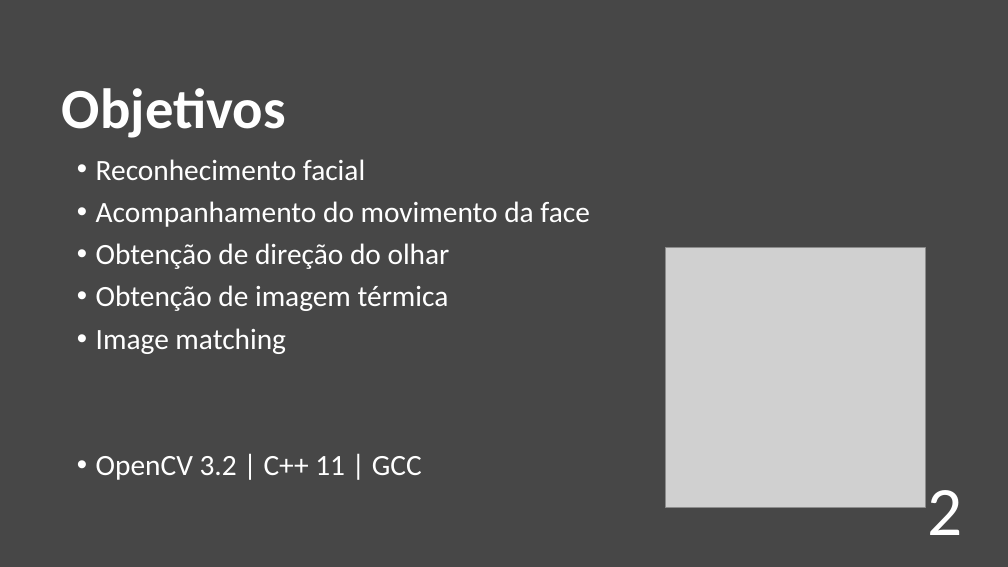
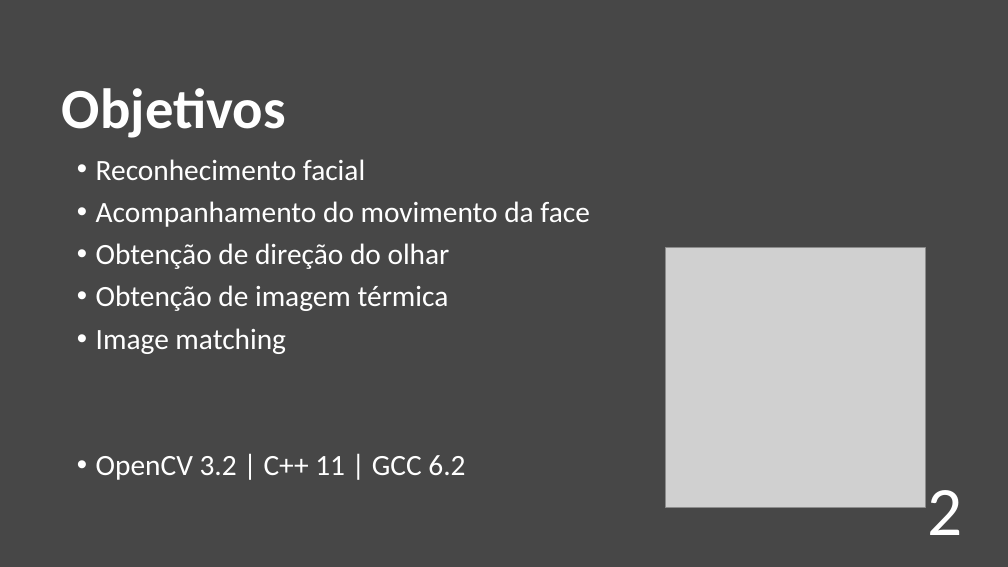
Before and after one commit to RRibeiro8/vc_projecto, a slide deck: slide 2 of docs/Presentation.pptx. Drawn at 1008x567 pixels with LibreOffice and Linux fonts; fonts in the diff are those of the drawing; grey boxes stand for pictures. Boxes give left, top, right and bottom in pixels: in the first picture for what was removed or moved away, otherwise in the second. Text is boxed around its words. In the diff, an @@ line names an element or a change of style, - is before the commit and + after.

```diff
--- a/docs/Presentation.pptx
+++ b/docs/Presentation.pptx
@@ text at bbox=[96, 455, 465, 480]: text changed @@
-• OpenCV 3.2 | C++ 11 | GCC
+• OpenCV 3.2 | C++ 11 | GCC 6.2
```
Also in this commit, not shown: 7 other slides changed, 1 other file.
